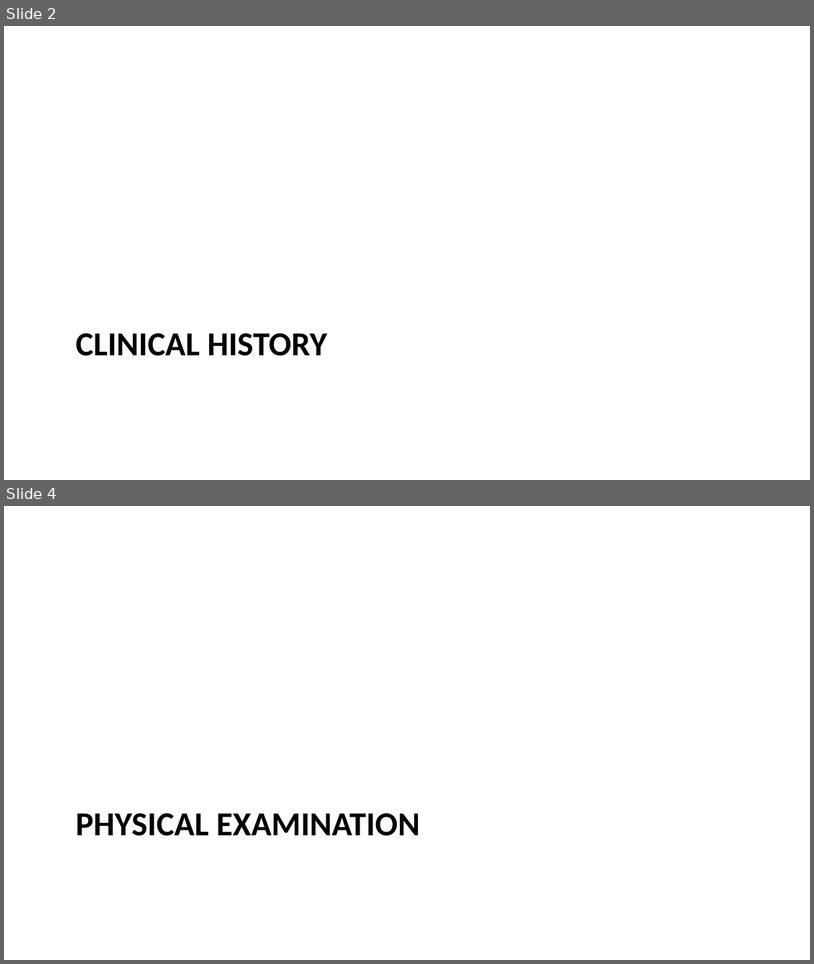
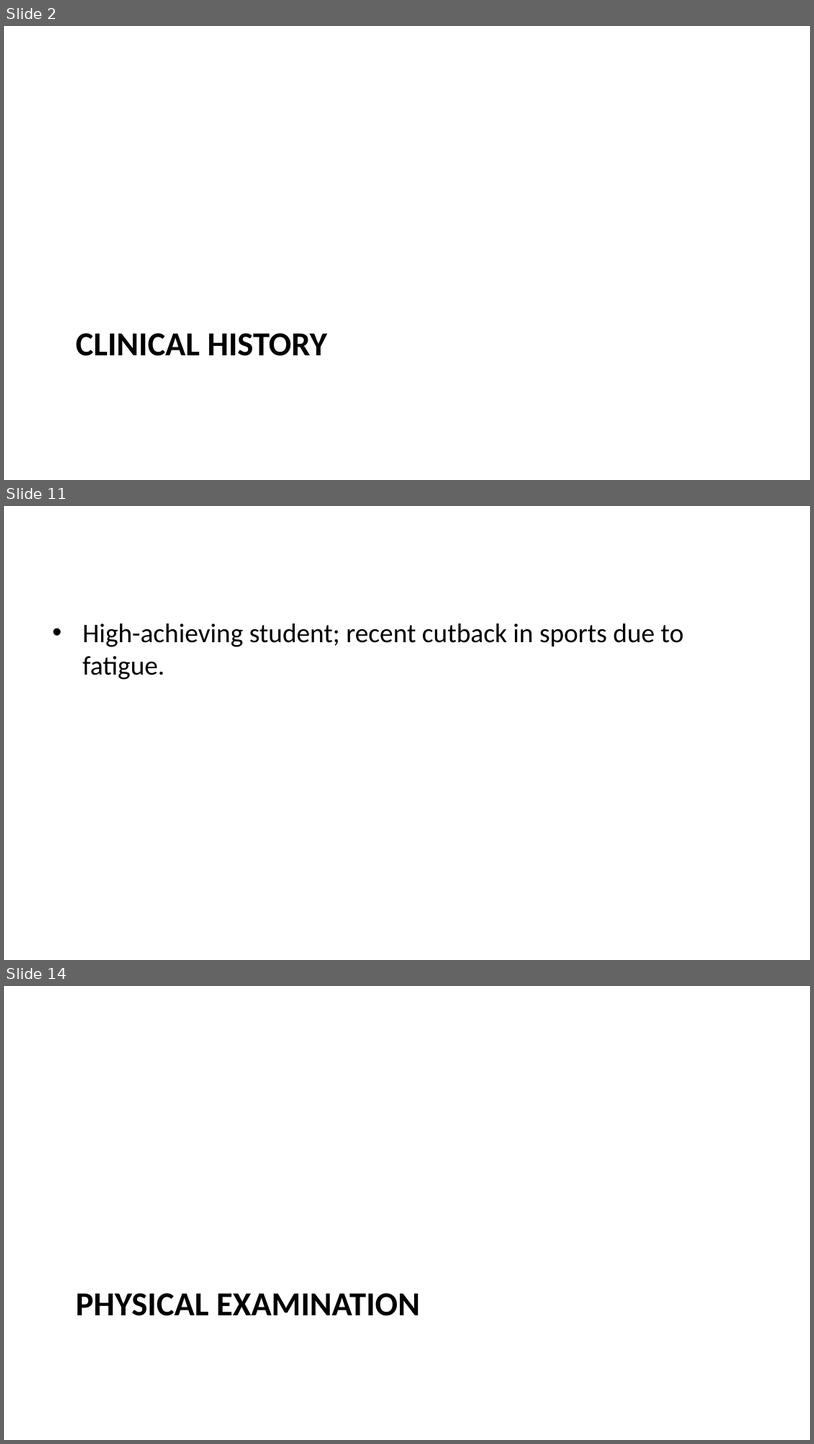
Before and after one commit to lricher7329/lricher7329.github.io, a slide deck: docs/cases/pots.pptx. Shown one above the other, each under a label of ours: slides 2 and 4 before the commit, slides 2, 11 and 14 after it; the slides between them are not shown. The pictures are 814x964 and 814x1444 pixels, drawn with LibreOffice and Linux fonts; fonts in the diff are those of the drawing. Boxes give left, top, right and bottom in pixels: in the first picture for what was removed or moved away, otherwise in the second. Text is boxed around its words. In the diff, an @@ line names an element or a change of style, - is before the commit and + after.

```diff
--- a/docs/cases/pots.pptx
+++ b/docs/cases/pots.pptx
@@ slide 11 added at (4,506,810,960), background #FFFFFF @@
@@ text added at (82,623,684,680), 24 pt, text #000000 @@
+• High-achieving student; recent cutback in sports due to fatigue.
@@ what was slide 4 is now slide 14 @@
```
Also in this commit, not shown: 4 slides changed, 18 other slides added, 10 other files.
